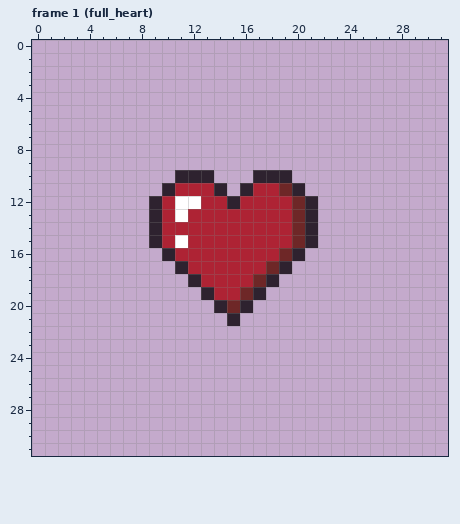
Pixel-art file, stored at assets/sprites/hud/heart.aseprite. Above is the file before it was changed.
32x32 pixels, 3 frames. Shown: frame 1 (full_heart). The commit also changed other frames, which this record leaves out.
Once edited:
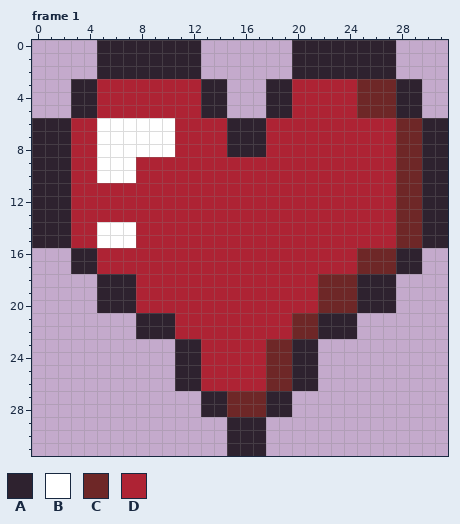
Palette (. is transparent): A #2e222f  B #ffffff  C #6e2727  D #ae2334
Difference:
{"where": "frame 1"}
{"frame":1,"y":0,"x":5,"old":"........","new":"AAAAAAAA"}
{"frame":1,"y":0,"x":20,"old":"........","new":"AAAAAAAA"}
{"frame":1,"y":1,"x":5,"old":"........","new":"AAAAAAAA"}
{"frame":1,"y":1,"x":20,"old":"........","new":"AAAAAAAA"}
{"frame":1,"y":2,"x":5,"old":"........","new":"AAAAAAAA"}
{"frame":1,"y":2,"x":20,"old":"........","new":"AAAAAAAA"}
{"frame":1,"y":3,"x":3,"old":"............","new":"AADDDDDDDDAA"}
{"frame":1,"y":3,"x":18,"old":"............","new":"AADDDDDCCCAA"}
{"frame":1,"y":4,"x":3,"old":"............","new":"AADDDDDDDDAA"}
{"frame":1,"y":4,"x":18,"old":"............","new":"AADDDDDCCCAA"}
{"frame":1,"y":5,"x":3,"old":"............","new":"AADDDDDDDDAA"}
{"frame":1,"y":5,"x":18,"old":"............","new":"AADDDDDCCCAA"}
{"frame":1,"y":6,"x":0,"old":"................................","new":"AAADDBBBBBBDDDDAAADDDDDDDDDDCCAA"}
{"frame":1,"y":7,"x":0,"old":"................................","new":"AAADDBBBBBBDDDDAAADDDDDDDDDDCCAA"}
{"frame":1,"y":8,"x":0,"old":"................................","new":"AAADDBBBBBBDDDDAAADDDDDDDDDDCCAA"}
{"frame":1,"y":9,"x":0,"old":"................................","new":"AAADDBBBDDDDDDDDDDDDDDDDDDDDCCAA"}
{"frame":1,"y":10,"x":0,"old":"...........AAA...AAA............","new":"AAADDBBBDDDDDDDDDDDDDDDDDDDDCCAA"}
{"frame":1,"y":11,"x":0,"old":"..........A","new":"AAADDDDDDDD"}
{"frame":1,"y":11,"x":14,"old":"A.A","new":"DDD"}
{"frame":1,"y":11,"x":19,"old":"CA...........","new":"DDDDDDDDDCCAA"}
{"frame":1,"y":12,"x":0,"old":".........A","new":"AAADDDDDDD"}
{"frame":1,"y":12,"x":11,"old":"BB","new":"DD"}
{"frame":1,"y":12,"x":15,"old":"A","new":"D"}
{"frame":1,"y":12,"x":20,"old":"CA..........","new":"DDDDDDDDCCAA"}
{"frame":1,"y":13,"x":0,"old":".........A","new":"AAADDDDDDD"}
{"frame":1,"y":13,"x":11,"old":"B","new":"D"}
{"frame":1,"y":13,"x":20,"old":"CA..........","new":"DDDDDDDDCCAA"}
{"frame":1,"y":14,"x":0,"old":".........A","new":"AAADDBBBDD"}
{"frame":1,"y":14,"x":20,"old":"CA..........","new":"DDDDDDDDCCAA"}
{"frame":1,"y":15,"x":0,"old":".........A","new":"AAADDBBBDD"}
{"frame":1,"y":15,"x":11,"old":"B","new":"D"}
{"frame":1,"y":15,"x":20,"old":"CA..........","new":"DDDDDDDDCCAA"}
{"frame":1,"y":16,"x":3,"old":".......A","new":"AADDDDDD"}
{"frame":1,"y":16,"x":19,"old":"CA.........","new":"DDDDDDCCCAA"}
{"frame":1,"y":17,"x":3,"old":"........A","new":"AADDDDDDD"}
{"frame":1,"y":17,"x":18,"old":"CA..........","new":"DDDDDDDCCCAA"}
{"frame":1,"y":18,"x":5,"old":".......A","new":"AAADDDDD"}
{"frame":1,"y":18,"x":17,"old":"CA.........","new":"DDDDDCCCAAA"}
{"frame":1,"y":19,"x":5,"old":"........A","new":"AAADDDDDD"}
{"frame":1,"y":19,"x":16,"old":"CA..........","new":"DDDDDDCCCAAA"}
{"frame":1,"y":20,"x":5,"old":".........ACA...........","new":"AAADDDDDDDDDDDDDDCCCAAA"}
{"frame":1,"y":21,"x":8,"old":".......A.........","new":"AAADDDDDDDDDCCAAA"}
{"frame":1,"y":22,"x":8,"old":".................","new":"AAADDDDDDDDDCCAAA"}
{"frame":1,"y":23,"x":11,"old":"...........","new":"AADDDDDCCAA"}
{"frame":1,"y":24,"x":11,"old":"...........","new":"AADDDDDCCAA"}
{"frame":1,"y":25,"x":11,"old":"...........","new":"AADDDDDCCAA"}
{"frame":1,"y":26,"x":11,"old":"...........","new":"AADDDDDCCAA"}
{"frame":1,"y":27,"x":13,"old":".......","new":"AACCCAA"}
{"frame":1,"y":28,"x":13,"old":".......","new":"AACCCAA"}
{"frame":1,"y":29,"x":15,"old":"...","new":"AAA"}
{"frame":1,"y":30,"x":15,"old":"...","new":"AAA"}
{"frame":1,"y":31,"x":15,"old":"...","new":"AAA"}
{"label":"changed","picture_box":[32,40,448,456]}
